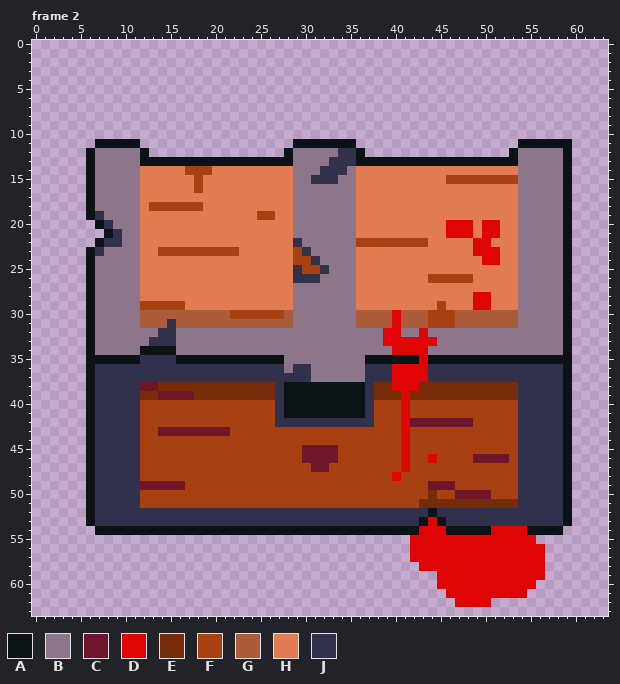
Pixel-art file -- assets/drops/bau_nivel1.aseprite. The picture above is the old version.
64x64 pixels, 7 frames. Shown: frame 2. The commit also changed other frames, which this record leaves out.
Palette (. is transparent): A #0c1317  B #8d768a  C #70162b  D #df0505  E #762c09  F #a84111  G #ad5c3a  H #e17b50  J #31314b
The same view after the edit:
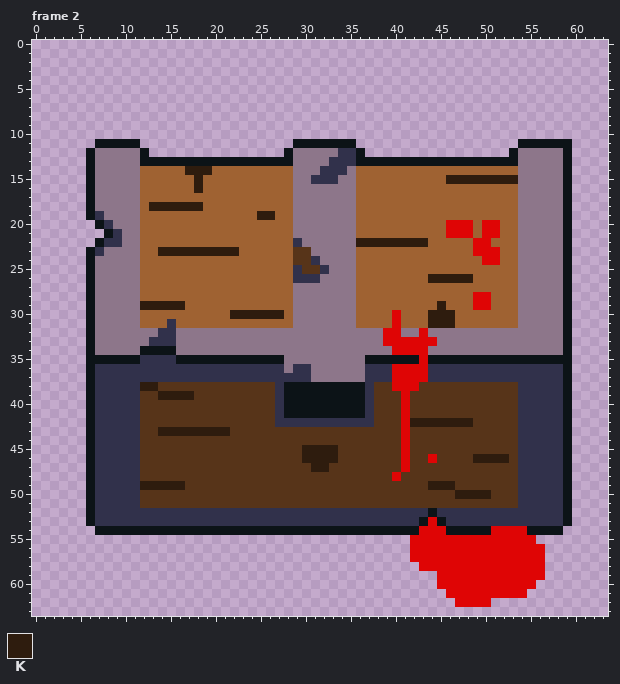
Colours new in this view: K #2e1c0e
Diff:
@@ palette @@
-F #a84111
+F #573419
-H #e17b50
+H #9f6232
--- frame 2
@@ x 0..63 @@
 13 ......ABBBBBAAAAAAAAAAAAAAAAABBBBJJJAAAAAAAAAAAAAAAAAABBBBBA....
-14 ......ABBBBBHHHHHFFFHHHHHHHHHBBBJJJBHHHHHHHHHHHHHHHHHHBBBBBA....
-15 ......ABBBBBHHHHHHFHHHHHHHHHHBBJJJBBHHHHHHHHHHFFFFFFFFBBBBBA....
-16 ......ABBBBBHHHHHHFHHHHHHHHHHBBBBBBBHHHHHHHHHHHHHHHHHHBBBBBA....
+14 ......ABBBBBHHHHHKKKHHHHHHHHHBBBJJJBHHHHHHHHHHHHHHHHHHBBBBBA....
+15 ......ABBBBBHHHHHHKHHHHHHHHHHBBJJJBBHHHHHHHHHHKKKKKKKKBBBBBA....
+16 ......ABBBBBHHHHHHKHHHHHHHHHHBBBBBBBHHHHHHHHHHHHHHHHHHBBBBBA....
 17 ......ABBBBBHHHHHHHHHHHHHHHHHBBBBBBBHHHHHHHHHHHHHHHHHHBBBBBA....
-18 ......ABBBBBHFFFFFFHHHHHHHHHHBBBBBBBHHHHHHHHHHHHHHHHHHBBBBBA....
-19 ......AJBBBBHHHHHHHHHHHHHFFHHBBBBBBBHHHHHHHHHHHHHHHHHHBBBBBA....
+18 ......ABBBBBHKKKKKKHHHHHHHHHHBBBBBBBHHHHHHHHHHHHHHHHHHBBBBBA....
+19 ......AJBBBBHHHHHHHHHHHHHKKHHBBBBBBBHHHHHHHHHHHHHHHHHHBBBBBA....
 20 .......AJBBBHHHHHHHHHHHHHHHHHBBBBBBBHHHHHHHHHHDDDHDDHHBBBBBA....
 21 ........AJBBHHHHHHHHHHHHHHHHHBBBBBBBHHHHHHHHHHDDDHDDHHBBBBBA....
-22 .......AJJBBHHHHHHHHHHHHHHHHHJBBBBBBFFFFFFFFHHHHHDDHHHBBBBBA....
-23 ......AJBBBBHHFFFFFFFFFHHHHHHFJBBBBBHHHHHHHHHHHHHDDDHHBBBBBA....
+22 .......AJJBBHHHHHHHHHHHHHHHHHJBBBBBBKKKKKKKKHHHHHDDHHHBBBBBA....
+23 ......AJBBBBHHKKKKKKKKKHHHHHHFFBBBBBHHHHHHHHHHHHHDDDHHBBBBBA....
 24 ......ABBBBBHHHHHHHHHHHHHHHHHFFJBBBBHHHHHHHHHHHHHHDDHHBBBBBA....
 25 ......ABBBBBHHHHHHHHHHHHHHHHHJFFJBBBHHHHHHHHHHHHHHHHHHBBBBBA....
-26 ......ABBBBBHHHHHHHHHHHHHHHHHJJJBBBBHHHHHHHHFFFFFHHHHHBBBBBA....
+26 ......ABBBBBHHHHHHHHHHHHHHHHHJJJBBBBHHHHHHHHKKKKKHHHHHBBBBBA....
 27 ......ABBBBBHHHHHHHHHHHHHHHHHBBBBBBBHHHHHHHHHHHHHHHHHHBBBBBA....
 28 ......ABBBBBHHHHHHHHHHHHHHHHHBBBBBBBHHHHHHHHHHHHHDDHHHBBBBBA....
-29 ......ABBBBBFFFFFHHHHHHHHHHHHBBBBBBBHHHHHHHHHFHHHDDHHHBBBBBA....
-30 ......ABBBBBGGGGGGGGGGFFFFFFGBBBBBBBGGGGDGGGFFFGGGGGGGBBBBBA....
-31 ......ABBBBBGGGJGGGGGGGGGGGGGBBBBBBBGGGGDGGGFFFGGGGGGGBBBBBA....
+29 ......ABBBBBKKKKKHHHHHHHHHHHHBBBBBBBHHHHHHHHHKHHHDDHHHBBBBBA....
+30 ......ABBBBBHHHHHHHHHHKKKKKKHBBBBBBBHHHHDHHHKKKHHHHHHHBBBBBA....
+31 ......ABBBBBHHHJHHHHHHHHHHHHHBBBBBBBHHHHDHHHKKKHHHHHHHBBBBBA....
 32 ......ABBBBBBBJJBBBBBBBBBBBBBBBBBBBBBBBDDBBDBBBBBBBBBBBBBBBA....
@@ x 0..63 @@
 37 ......AJJJJJJJJJJJJJJJJJJJJJJJJBBBBBBJJJDDDDJJJJJJJJJJJJJJJA....
-38 ......AJJJJJCCEEEEEEEEEEEEEJAAAAAAAAAJEEDDDEEEEEEEEEEEJJJJJA....
-39 ......AJJJJJEECCCCEEEEEEEEEJAAAAAAAAAJEEEDEEEEEEEEEEEEJJJJJA....
+38 ......AJJJJJKKFFFFFFFFFFFFFJAAAAAAAAAJFFDDDFFFFFFFFFFFJJJJJA....
+39 ......AJJJJJFFKKKKFFFFFFFFFJAAAAAAAAAJFFFDFFFFFFFFFFFFJJJJJA....
 40 ......AJJJJJFFFFFFFFFFFFFFFJAAAAAAAAAJFFFDFFFFFFFFFFFFJJJJJA....
 41 ......AJJJJJFFFFFFFFFFFFFFFJAAAAAAAAAJFFFDFFFFFFFFFFFFJJJJJA....
-42 ......AJJJJJFFFFFFFFFFFFFFFJJJJJJJJJJJFFFDCCCCCCCFFFFFJJJJJA....
-43 ......AJJJJJFFCCCCCCCCFFFFFFFFFFFFFFFFFFFDFFFFFFFFFFFFJJJJJA....
+42 ......AJJJJJFFFFFFFFFFFFFFFJJJJJJJJJJJFFFDKKKKKKKFFFFFJJJJJA....
+43 ......AJJJJJFFKKKKKKKKFFFFFFFFFFFFFFFFFFFDFFFFFFFFFFFFJJJJJA....
 44 ......AJJJJJFFFFFFFFFFFFFFFFFFFFFFFFFFFFFDFFFFFFFFFFFFJJJJJA....
-45 ......AJJJJJFFFFFFFFFFFFFFFFFFCCCCFFFFFFFDFFFFFFFFFFFFJJJJJA....
-46 ......AJJJJJFFFFFFFFFFFFFFFFFFCCCCFFFFFFFDFFDFFFFCCCCFJJJJJA....
-47 ......AJJJJJFFFFFFFFFFFFFFFFFFFCCFFFFFFFFDFFFFFFFFFFFFJJJJJA....
+45 ......AJJJJJFFFFFFFFFFFFFFFFFFKKKKFFFFFFFDFFFFFFFFFFFFJJJJJA....
+46 ......AJJJJJFFFFFFFFFFFFFFFFFFKKKKFFFFFFFDFFDFFFFKKKKFJJJJJA....
+47 ......AJJJJJFFFFFFFFFFFFFFFFFFFKKFFFFFFFFDFFFFFFFFFFFFJJJJJA....
 48 ......AJJJJJFFFFFFFFFFFFFFFFFFFFFFFFFFFFDFFFFFFFFFFFFFJJJJJA....
-49 ......AJJJJJCCCCCFFFFFFFFFFFFFFFFFFFFFFFFFFFCCCFFFFFFFJJJJJA....
-50 ......AJJJJJFFFFFFFFFFFFFFFFFFFFFFFFFFFFFFFFEFFCCCCFFFJJJJJA....
-51 ......AJJJJJFFFFFFFFFFFFFFFFFFFFFFFFFFFFFFFEEEEEEEEEEEJJJJJA....
+49 ......AJJJJJKKKKKFFFFFFFFFFFFFFFFFFFFFFFFFFFKKKFFFFFFFJJJJJA....
+50 ......AJJJJJFFFFFFFFFFFFFFFFFFFFFFFFFFFFFFFFFFFKKKKFFFJJJJJA....
+51 ......AJJJJJFFFFFFFFFFFFFFFFFFFFFFFFFFFFFFFFFFFFFFFFFFJJJJJA....
 52 ......AJJJJJJJJJJJJJJJJJJJJJJJJJJJJJJJJJJJJJAJJJJJJJJJJJJJJA....
Where, in picture pixels (left, top, right, bottom), the same in both pictures:
changed: (140, 166, 320, 328)
changed: (356, 166, 518, 328)
changed: (140, 382, 518, 508)
